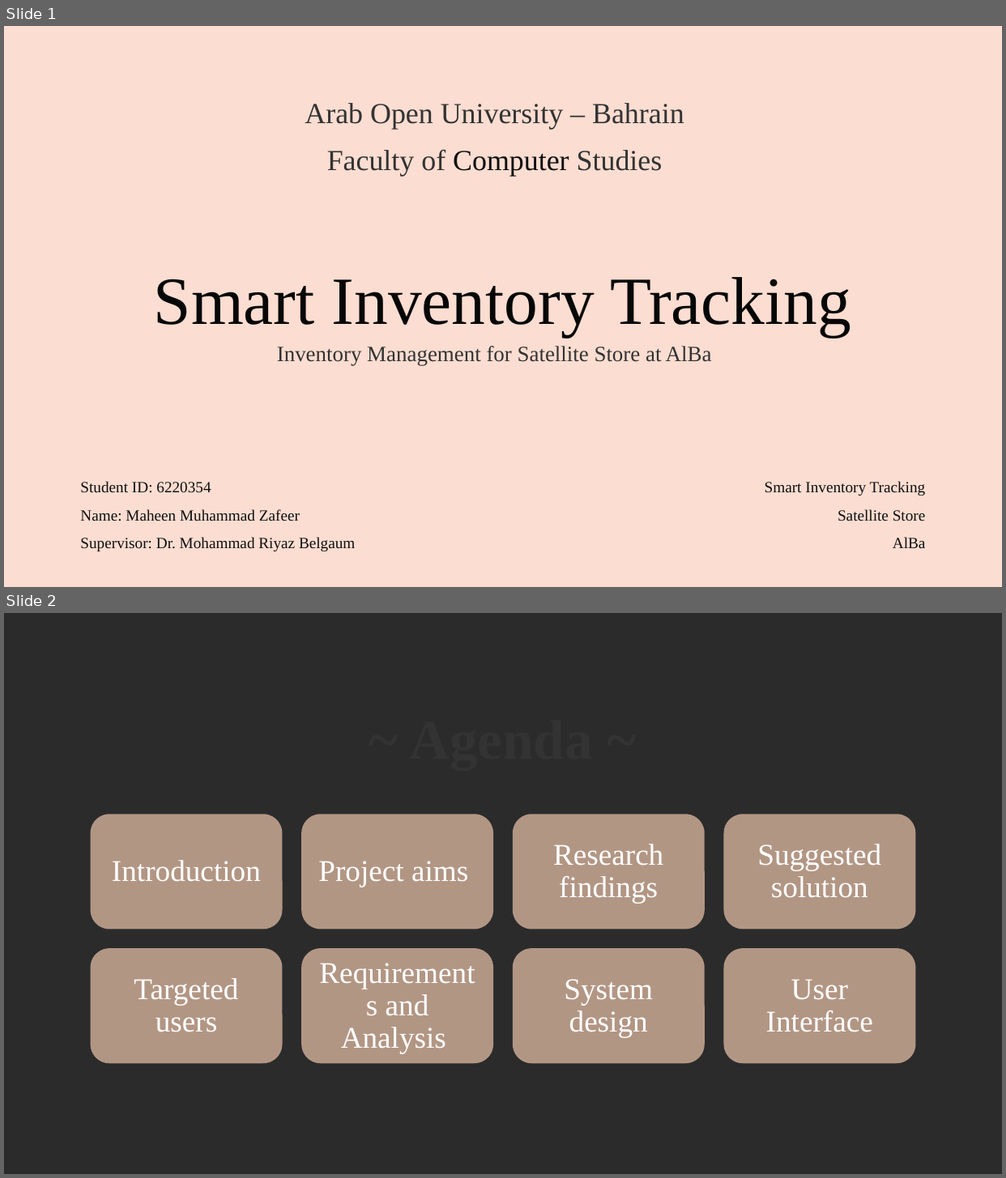
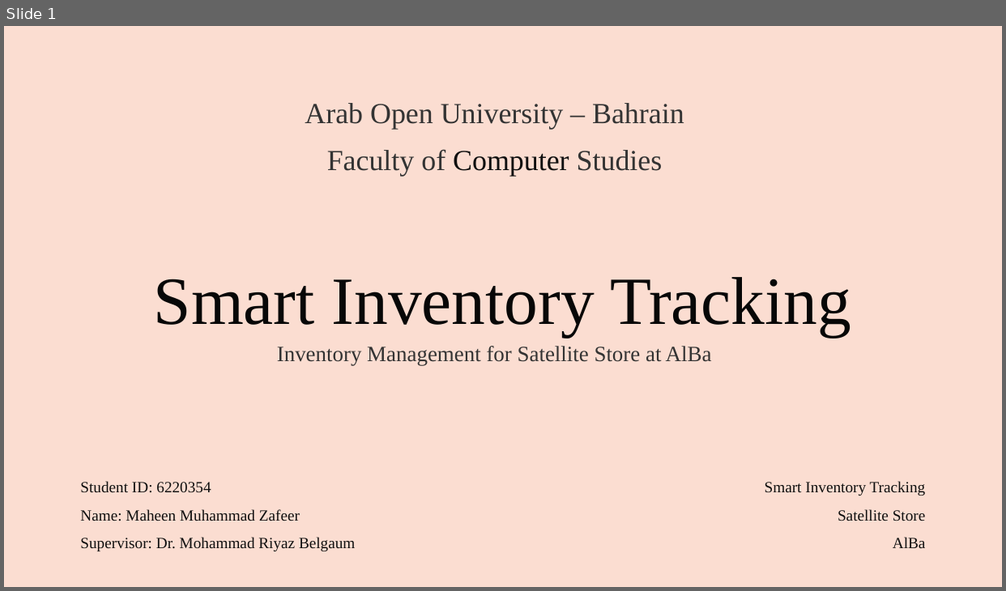
Before and after one commit to maheenmmzafeer/alba-smart-inventory-tracking, a slide deck: presentation/Smart_Inventory_Tracking_Presentation_Part_1.pptx. Shown one above the other, each under a label of ours: slides 1 and 2 before the commit, slide 1 after it. The pictures are 1006x1178 and 1006x591 pixels, drawn with LibreOffice and Linux fonts; fonts in the diff are those of the drawing; background and template pictures are left out; a plain dark background stands for a picture behind light text. Boxes give left, top, right and bottom in pixels: in the first picture for what was removed or moved away, otherwise in the second. Text is boxed around its words. In the diff, an @@ line names an element or a change of style, - is before the commit and + after.

```diff
--- a/presentation/Smart_Inventory_Tracking_Presentation_Part_1.pptx
+++ b/presentation/Smart_Inventory_Tracking_Presentation_Part_1.pptx
@@ slide 2 removed at [4,613,1002,1174], background picture (left out) @@
@@ title removed at [109,679,897,794] @@
-~ Agenda ~
@@ group removed at [90,815,916,1063]: 8 rounded rectangles, 8 texts @@
-Introduction
-Project aims
-Research findings
-Suggested solution
-Targeted users
-Requirements and Analysis
-System design
-User Interface
```
Also in this commit, not shown: 3 other files.
